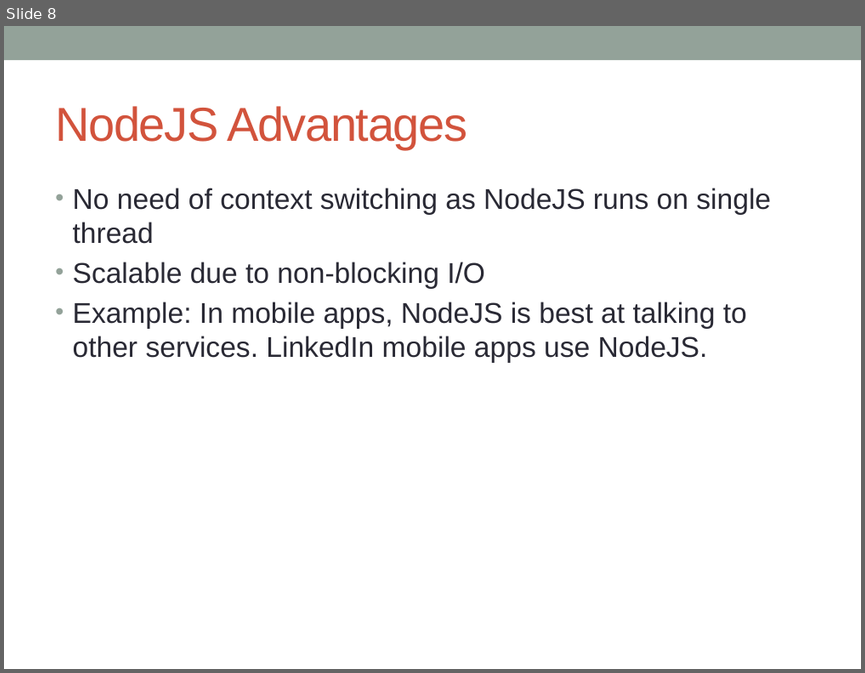
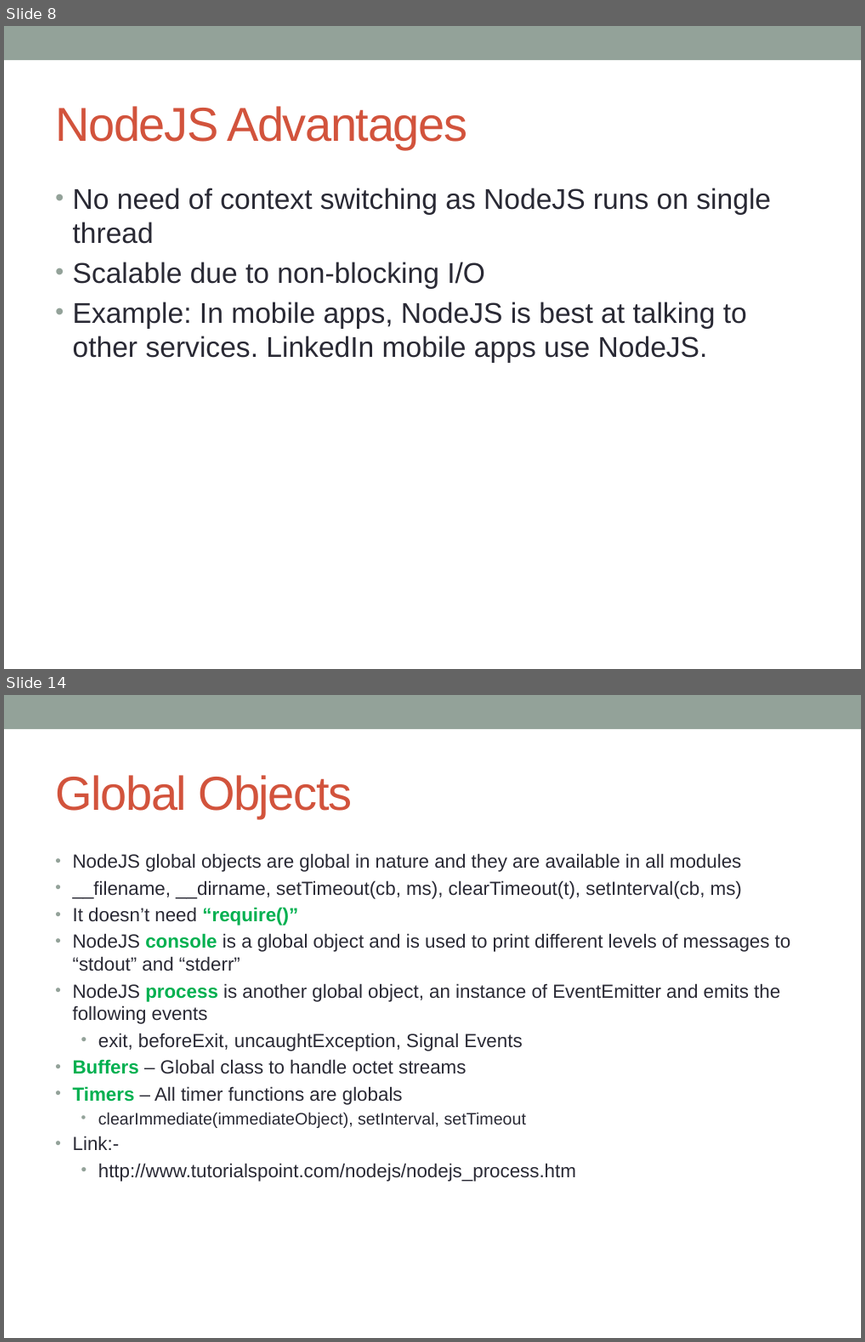
Before and after one commit to notionquest/ProjectDocumentation, a slide deck: NodeJS.pptx. Shown one above the other, each under a label of ours: slide 8 before the commit, slides 8 and 14 after it; the slides between them are not shown. The pictures are 865x673 and 865x1342 pixels, drawn with LibreOffice and Linux fonts; fonts in the diff are those of the drawing. Boxes give left, top, right and bottom in pixels: in the first picture for what was removed or moved away, otherwise in the second. Text is boxed around its words. In the diff, an @@ line names an element or a change of style, - is before the commit and + after.

```diff
--- a/NodeJS.pptx
+++ b/NodeJS.pptx
@@ slide 14 added at (x1=4, y1=695, x2=861, y2=1338), background #FFFFFF; not listed: 1 template element that a slide beside it also shows @@
@@ title added at (x1=55, y1=775, x2=352, y2=818), 40 pt, text #D2533C @@
+Global Objects
@@ text added at (x1=73, y1=853, x2=791, y2=1181), 16 pt, text #292934 @@
+• NodeJS global objects are global in nature and they are available in all modules
+• __filename, __dirname, setTimeout(cb, ms), clearTimeout(t), setInterval(cb, ms)
+• It doesn’t need “require()”
+• NodeJS console is a global object and is used to print different levels of messages to “stdout” and “stderr”
+• NodeJS process is another global object, an instance of EventEmitter and emits the following events
+  • exit, beforeExit, uncaughtException, Signal Events
+• Buffers – Global class to handle octet streams
+• Timers – All timer functions are globals
+  • clearImmediate(immediateObject), setInterval, setTimeout
+• Link:-
+  • http://www.tutorialspoint.com/nodejs/nodejs_process.htm
```
Also in this commit, not shown: 2 slides changed, 10 other slides added, 1 slide removed.
